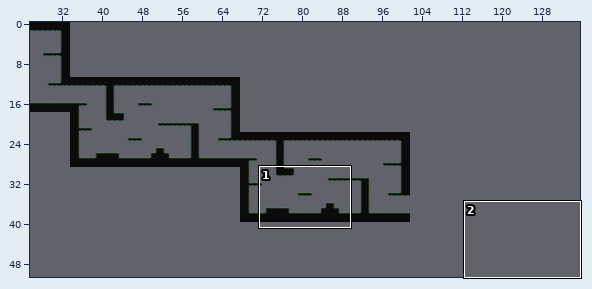
Tiled map -- assets/level1.tmx. The picture above shows the old version from afar; the outline marks the close-up.
Close-up. Old version:
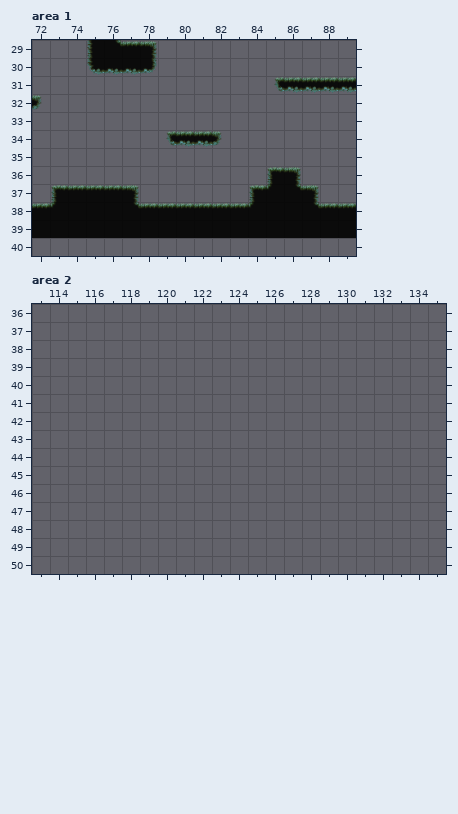
Cells are 512x512 px. Shown: area 1 x 72..89, y 29..40; area 2 x 113..135, y 36..50. The commit also changed other parts of the map, which this record leaves out. The old version is drawn lined up with the new one.
And afterwards:
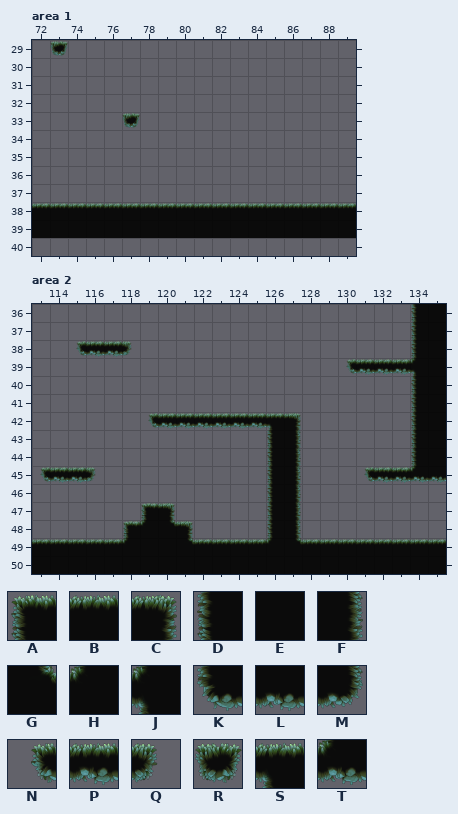
Key: from "Mossy - TileSet": A 0, B 1, C 2, D 7, E 8, F 9, G 11, H 12, J 13, K 14, L 15, M 16, N 21, P 22, Q 23, R 24, S 31, T 38.
_ is an empty cell, . an unchanged one.
What changed:
map size 102x40 -> 136x51 cells
--- layer "background", area 1
@@ x 73..73 @@
-29 _
+29 R
--- layer "graphics", area 1
@@ x 72..89 @@
-29 ...DGBC...........
-30 ...KLLM...........
-31 .............NPPPP
-32 Q.................
-33 ....._............
-34 .......NPPQ.......
+29 ...____...........
+30 ...____...........
+31 ............._____
+32 _.................
+33 .....R............
+34 .......____.......
@@ x 73..87 @@
-36 ............AC.
-37 ABBBC......AHGC
-38 HEEEG......HEEG
+36 ............__.
+37 _____......____
+38 BBBBB......BBBB
--- layer "graphics", area 2
@@ x 113..135 @@
-36 .....................__
-37 .....................__
-38 ..____...............__
-39 .................______
-40 .....................__
-41 .....................__
-42 ......_________......__
-43 .............__......__
-44 .............__......__
-45 ____.........__..._____
-46 .............__........
-47 ......__.....__........
-48 .....____....__........
-49 _______________________
-50 _______________________
+36 .....................DE
+37 .....................DE
+38 ..NPPQ...............DE
+39 .................NPPPJE
+40 .....................DE
+41 .....................DE
+42 ......NPPPPPPSC......DE
+43 .............DF......DE
+44 .............DF......DE
+45 NPPQ.........DF...NPPTL
+46 .............DF........
+47 ......AC.....DF........
+48 .....AHGC....DF........
+49 BBBBBHEEGBBBBHGBBBBBBBB
+50 EEEEEEEEEEEEEEEEEEEEEEE
